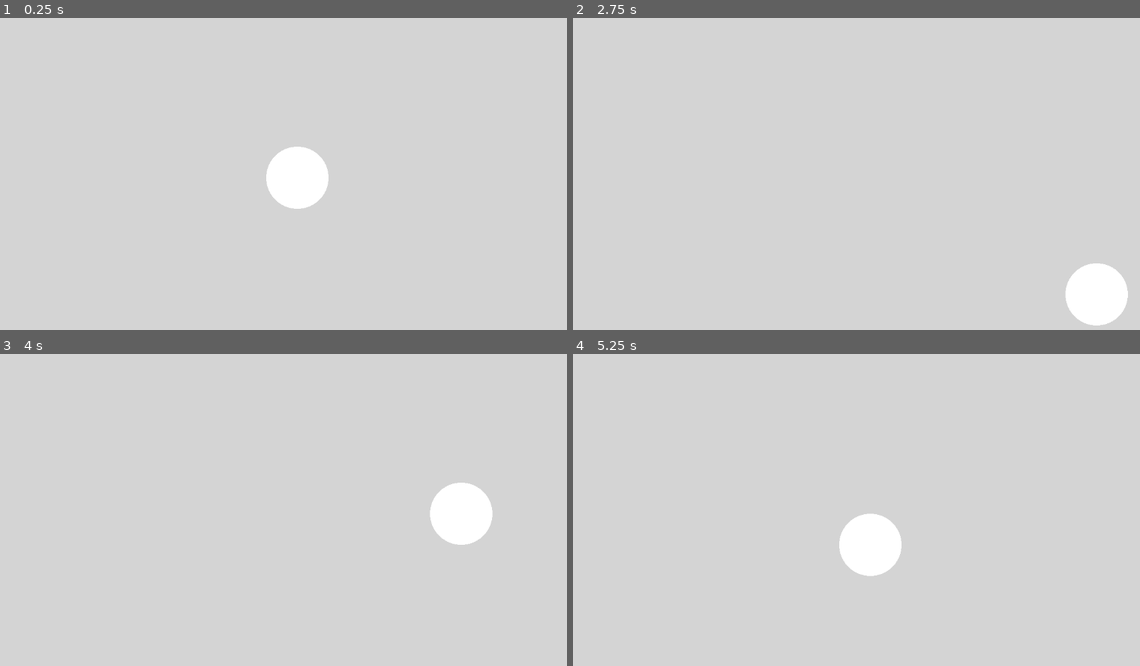
Above: before the commit, frames 1-4 (two rows, left to right).
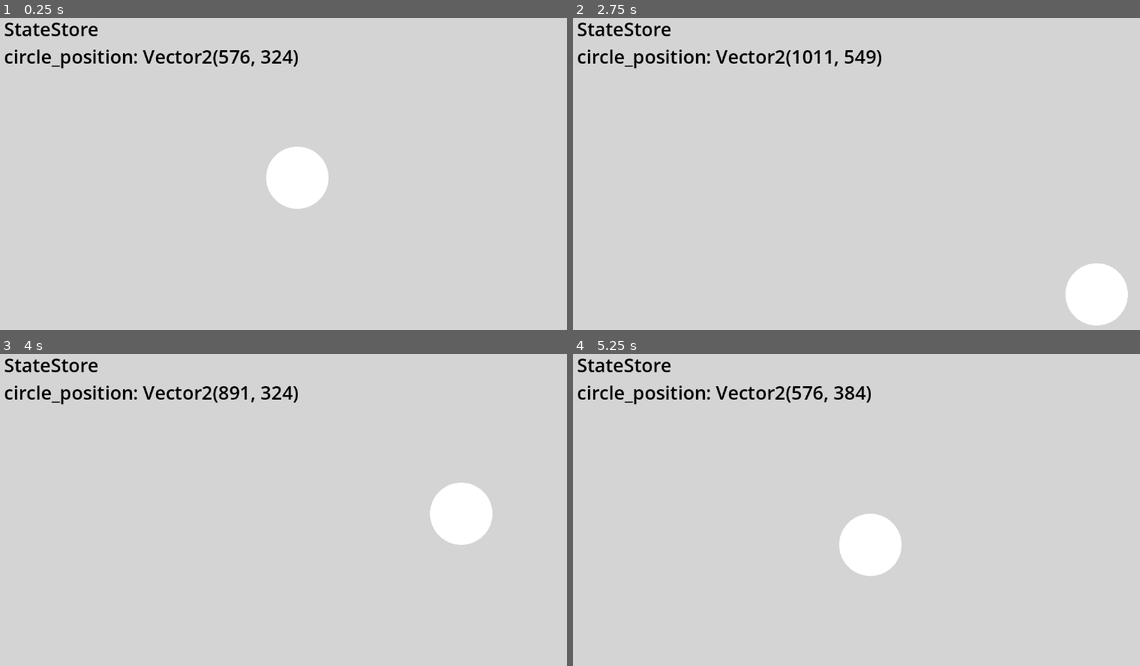
Above: after the commit, the same moments.

Repository: bubblecigar/dot
Game: Godot game, scene res://scenes/Main.tscn
Same seed, same stepped clock (60 frames per second), same inputs: the game is played once before the commit and once after it.
Inputs:
- Up to frame 1 (0.25 s): no input
- Up to frame 2 (2.75 s): tap Enter at 0.5 s; hold Right (ui_right) 0.53-1.28 s; hold Down (ui_down) 1.28-2.03 s; hold Right (ui_right) from 2.03 s (still down)
- Up to frame 3 (4 s): release Right (ui_right) at 2.78 s; hold Up (ui_up) 2.78-3.53 s; hold Left (ui_left) from 3.53 s (still down)
- Up to frame 4 (5.25 s): release Left (ui_left) at 5.03 s; hold Down (ui_down) from 5.03 s (still down)

The runs differ from the first frame. In frame 1, 1.3% of the frame differs, in the area x 0-53%, y 1-17%; in frame 2, 1.3%, in the area x 0-55%, y 1-17%; in frame 3, 1.3%; in frame 4, 1.3%.

Commit message:
Add on-screen debug layer for StateStore

Diff:
--- /dev/null
+++ b/scenes/DebugLayer.tscn
@@ -0,0 +1,13 @@
+[gd_scene load_steps=2 format=3 uid="uid://b1mq4oupbs05a"]
+
+[ext_resource type="Script" path="res://scripts/debug_layer.gd" id="1_rdihf"]
+
+[node name="DebugLayer" type="CanvasLayer"]
+script = ExtResource("1_rdihf")
+
+[node name="DebugLabel" type="Label" parent="."]
+offset_left = 12.0
+offset_top = 12.0
+theme_override_colors/font_color = Color(0, 0, 0, 1)
+theme_override_font_sizes/font_size = 36
+text = "StateStore"
--- a/scenes/Main.tscn
+++ b/scenes/Main.tscn
@@ -3,6 +3,7 @@
 [ext_resource type="Script" path="res://scripts/main.gd" id="1_1dw2k"]
 [ext_resource type="PackedScene" path="res://scenes/Circle.tscn" id="2_u6f7q"]
 [ext_resource type="PackedScene" path="res://scenes/Background.tscn" id="3_05oug"]
+[ext_resource type="PackedScene" path="res://scenes/DebugLayer.tscn" id="4_1pt13"]
 
 [node name="abc" type="Node2D" unique_id=3931664]
 script = ExtResource("1_1dw2k")
@@ -10,3 +11,5 @@
 [node name="Background" parent="." instance=ExtResource("3_05oug")]
 
 [node name="Circle" parent="." instance=ExtResource("2_u6f7q")]
+
+[node name="DebugLayer" parent="." instance=ExtResource("4_1pt13")]
--- /dev/null
+++ b/scripts/debug_layer.gd
@@ -0,0 +1,14 @@
+extends CanvasLayer
+
+@onready var debug_label: Label = $DebugLabel
+
+func _process(_delta: float) -> void:
+	var snapshot := StateStore.get_debug_snapshot()
+	var keys := snapshot.keys()
+	keys.sort()
+
+	var lines: PackedStringArray = ["StateStore"]
+	for key in keys:
+		lines.append("%s: %s" % [key, var_to_str(snapshot[key])])
+
+	debug_label.text = "\n".join(lines)
--- a/scripts/state_store.gd
+++ b/scripts/state_store.gd
@@ -19,6 +19,20 @@
 		return default_position
 	return circle_position
 
+func get_debug_snapshot() -> Dictionary:
+	var snapshot := {}
+	for property in get_property_list():
+		var usage := int(property.get("usage", 0))
+		if (usage & PROPERTY_USAGE_SCRIPT_VARIABLE) == 0:
+			continue
+
+		var name := String(property.get("name", ""))
+		if name.begins_with("_"):
+			continue
+
+		snapshot[name] = get(name)
+	return snapshot
+
 func save_state() -> void:
 	var config := ConfigFile.new()
 	config.set_value("circle", "x", circle_position.x)
